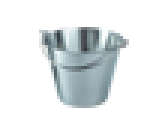
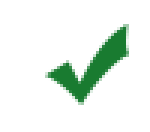
Before/after of a 150 x 132 layered artwork. What changed in the layer stack:
added layer "Shape 1" above "Layer 1" over [45, 24, 129, 105]
hid "Layer 1" over [39, 27, 129, 108]
